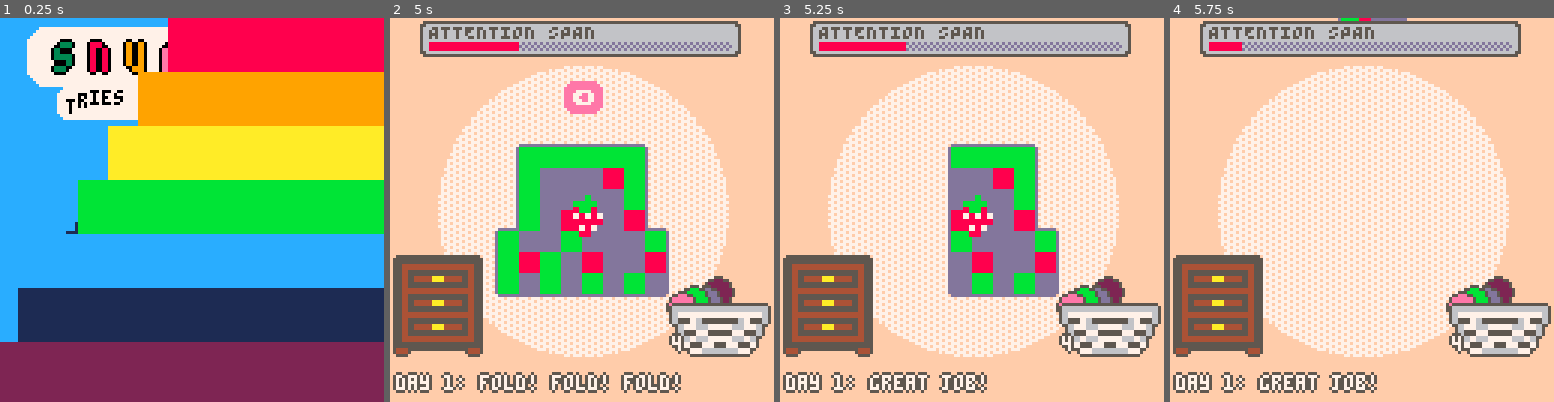
Above: before the commit, frames 1-4 (left to right).
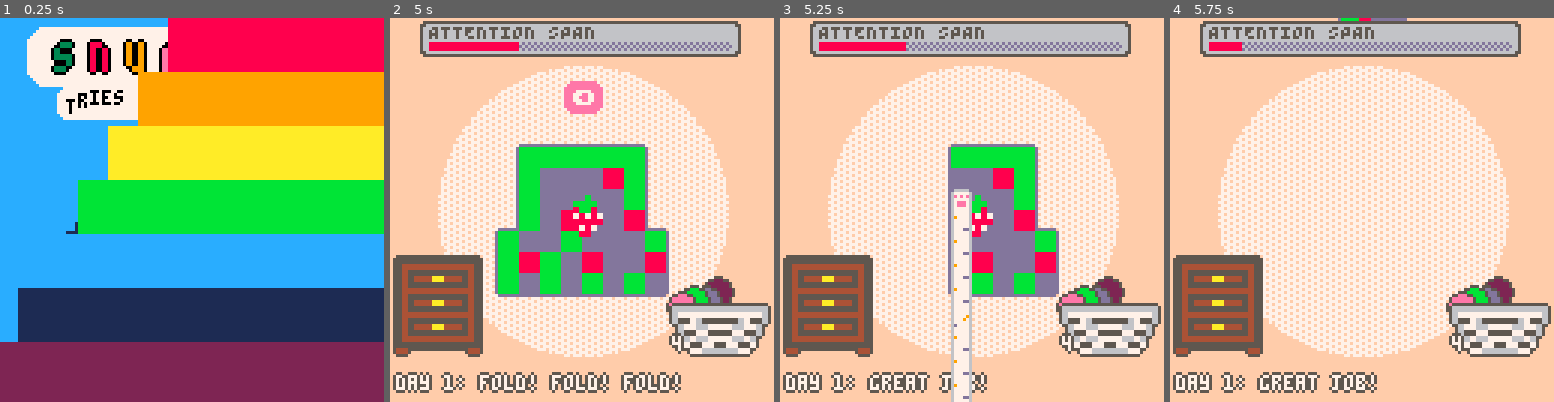
Above: after the commit, the same moments.

Repository: gaffe-buck/snuggles-folds-laundry
Game: PICO-8 cartridge snuggles.p8
The game is run twice, just before and just after one commit, with the same random seed, the same clock (stepped at 60 frames per second) and the same inputs.
Inputs:
- Up to frame 1 (0.25 s): no input
- Up to frame 2 (5 s): tap X (X key) at 0.33, 1.07, 1.85, 2.97, 4.08 s; hold Right 1.6-2.1 s; hold Up 2.15-2.42 s; hold Right 2.47-3.03 s; hold Left 3.08-3.58 s; hold Down 3.63-3.97 s; hold Right 4.02-4.68 s; hold Up from 4.73 s (still down)
- Up to frame 3 (5.25 s): release Up at 5.03 s; hold Left from 5.08 s (still down); tap X (X key) at 5.2 s
- Up to frame 4 (5.75 s): release Left at 5.68 s; hold Down from 5.73 s (still down)

Frames 1-2 are identical in both runs. In frame 3, 2.5% of the frame differs, in the area x 44-50%, y 44-100%; in frame 4, nothing differs.

Commit message:
its done

Diff:
--- a/foldable.lua
+++ b/foldable.lua
@@ -60,7 +60,7 @@
 
 FL_RANDOMIZER = LAUNDRY.make_randomizer()
 
-function make_foldable()
+function make_foldable(paw)
     local article = FL_RANDOMIZER:get_random_article()
     local foldable = {}
     foldable.update,
@@ -91,6 +91,7 @@
         [FL_SIDE_B] = 0,
         [FL_SIDE_CENTER] = 0
     }
+    foldable.paw = paw
     -- foldable.translation_tween = nil
     foldable.fold_tweens = {}
 
@@ -125,6 +126,7 @@
 
         return progress
     end
+    foldable.paw:swipe(fold_tween.side)
     del(foldable.unfolded, foldable.unfolded[1])
     add(foldable.fold_tweens, fold_tween)
 end
--- a/game_scene.lua
+++ b/game_scene.lua
@@ -61,6 +61,7 @@
     level.end_time = 0
     -- level.active_foldable = nil
 
+    level.paw = make_paw()
     level.foldables = _level_make_foldables(level, level.stage.num_foldables)
     level.struggles = 0
     level.struggle = make_struggle(function() level.end_time -= level.stage.penalty_seconds end)
@@ -79,7 +80,7 @@
     local foldables = {}
 
     for i = 1, num_foldables do
-        add(foldables, make_foldable())
+        add(foldables, make_foldable(level.paw))
     end
 
     return foldables
@@ -163,6 +164,7 @@
         end
     end
 
+    level.paw:update()
     if level.active_foldable then
         level.active_foldable:update()
     elseif level.ready then
@@ -236,6 +238,7 @@
     level.dresser:draw()
 
     if level.active_foldable then level.active_foldable:draw() end
+    level.paw:draw()
 
     level.attention_span:draw()
 
--- /dev/null
+++ b/paw.lua
@@ -0,0 +1,72 @@
+ARM_SPRITES_HORIZ = { 54, 55 }
+ARM_SPRITES_VERT = { 21, 37 }
+PAW_SPRITES = {
+    [FL_SIDE_LT] = { sprite = 56, arms = ARM_SPRITES_HORIZ, flip_x = false, x_offset = -8, y_offset = 0, flip_y = false },
+    [FL_SIDE_RT] = { sprite = 56, arms = ARM_SPRITES_HORIZ, flip_x = false, x_offset = 8,  y_offset = 0, flip_y = false },
+    [FL_SIDE_T] = { sprite = 5,  arms = ARM_SPRITES_VERT, flip_x = false, x_offset = 0,   y_offset = -8, flip_x = false, flip_y = false },
+    [FL_SIDE_B] = { sprite = 5,  arms = ARM_SPRITES_VERT, flip_x = false, x_offset = 0,   y_offset = 8, flip_x = false, flip_y = false },
+}
+PAW_BITS = {}
+for i = 1, 10 do
+    add(PAW_BITS, rnd({1,2}))
+end
+
+function make_paw()
+    local paw = {}
+    paw.update = _paw_update
+    paw.draw = _paw_draw
+    paw.swipe = _paw_bat
+    -- dir
+    -- paw.tween
+    -- x
+    -- y
+    -- colors
+    return paw
+end
+
+function _paw_bat(paw, dir)
+    paw.dir = dir
+    paw.x =
+        (dir == FL_SIDE_LT and -8) or
+        (dir == FL_SIDE_RT and 128) or
+        56
+    paw.y =
+        (dir == FL_SIDE_T and -8) or
+        (dir == FL_SIDE_B and 128) or
+        56
+    paw.tween = make_translation_tween({
+        target = paw,
+        duration = seconds_to_frames(0.075),
+        --easing = EASING_FUNCTIONS.EASE_IN_OVERSHOOT,
+        start_x = paw.x,
+        start_y = paw.y,
+        end_x = 56,
+        end_y = 56,
+        callback = function() paw.tween = nil end
+    })
+end
+
+function _paw_update(paw)
+    if paw.tween then
+        paw.tween:update()
+    end
+end
+
+function _paw_draw(paw)
+    if paw.tween then
+        printh("paw.dir "..paw.dir)
+        local paw_sprite = PAW_SPRITES[paw.dir]
+        spr(paw_sprite.sprite, paw.x, paw.y, 1, 1, paw_sprite.flip_x, paw_sprite.flip_y)
+        for i, arm in ipairs(PAW_BITS) do
+            spr(
+                paw_sprite.arms[arm],
+                paw.x + (paw_sprite.x_offset * i),
+                paw.y + (paw_sprite.y_offset * i),
+                1,
+                1,
+                paw_sprite.flipx,
+                paw_sprite.flipy
+            )
+        end
+    end
+end
--- a/snuggles.p8
+++ b/snuggles.p8
@@ -15,6 +15,7 @@
 #include crumple.lua
 #include laundry.lua
 #include foldable.lua
+#include paw.lua
 #include basket.lua
 #include attention_span.lua
 #include title_scene.lua
@@ -22,14 +23,14 @@
 
 #include main.lua
 __gfx__
-0000000000000000044aa4400000000000e222e00000000000000000000700000000000000000000000000000000000000000000000000000000000000000000
-0000000000000000099999900000600000eeeee00066666000077000007e70000000000000000000000000000000000000000000000dd00000000000ddd00000
-66677666066666600999999000067707000eee0006777776007e700007eee700000000000000000000000000000000000000000000d77d000000000d777d0000
-66677666077767700949949000007777000eee0006e7e7e607ee77777eeeee70000000000000000000000000000000000000000000d777d0000000d77779d000
-7766667706767760099009900600077000022200067777767eeeeeee777e777000000000000000000000000000000000000000000d97777d00000d777777d000
-0066660000677600099009906770700000eeeee0067eee7607ee7777007e700000000000000000000000000000000000000000000d777722999aabcc77779d00
-006666000006600009900990077770000eeeeeee067eee76007e7000007e700000000000000000000000000000000000000000000d97722999aaabbcc7777d00
-006666000000000009900990007700000e2e2e2e0677777600077000007e70000000000000000000000000000000000000000000d77222999aaaabbccc777d00
+0000000000000000044aa4400000000000e222e000000000000000000000e0000000000000000000000000000000000000000000000000000000000000000000
+0000000000000000099999900000600000eeeee000666660000ee000000eee000000000000000000000000000000000000000000000dd00000000000ddd00000
+66677666066666600999999000067707000eee000677777600eee00000eeeee0000000000000000000000000000000000000000000d77d000000000d777d0000
+66677666077767700949949000007777000eee0006e7e7e60eeeeeee0eeeeeee000000000000000000000000000000000000000000d777d0000000d77779d000
+776666770676776009900990060007700002220006777776eeeeeeee0eeeeeee00000000000000000000000000000000000000000d97777d00000d777777d000
+0066660000677600099009906770700000eeeee0067eee760eeeeeee000eee0000000000000000000000000000000000000000000d777722999aabcc77779d00
+006666000006600009900990077770000eeeeeee067eee7600eee000000eee0000000000000000000000000000000000000000000d97722999aaabbcc7777d00
+006666000000000009900990007700000e2e2e2e06777776000ee000000eee000000000000000000000000000000000000000000d77222999aaaabbccc777d00
 00000000000000000000000001000100a990099a0677777600000000000000000000000000000000000000006666666600000001d72229999aaaabbbcc77d000
 022222200dd00dd001111110010001000a9009a00677777600000000000000000000000000000000000000007777777600000011d72229999aaaabbbcc77d000
 02eee920066006600d1111d00d111d00009999000677777600000000000000000000000000000000000000000006700600000111222229999aaaaabbcc77d000
Not shown, changed: snuggles.p8.png
